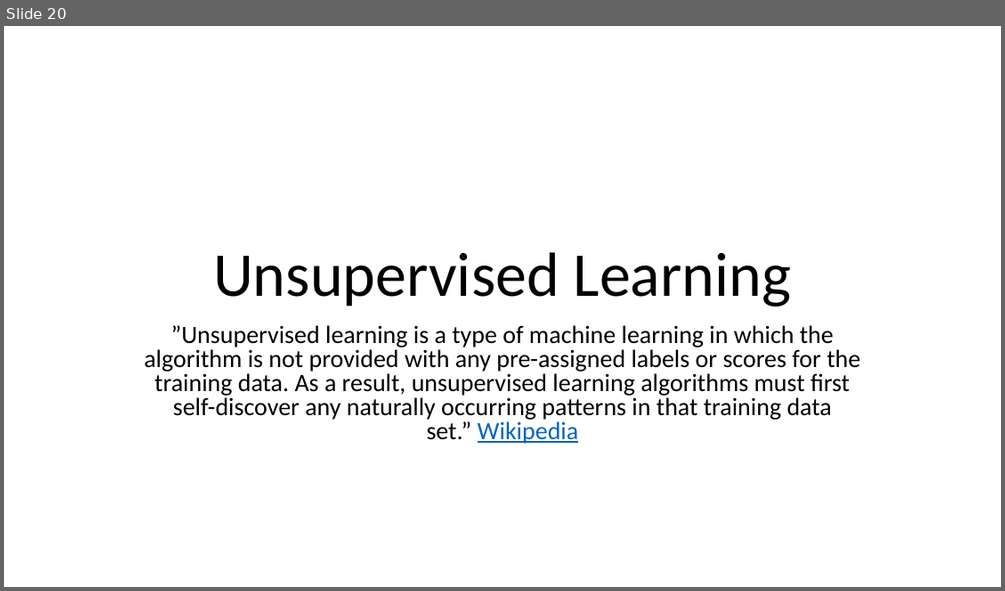
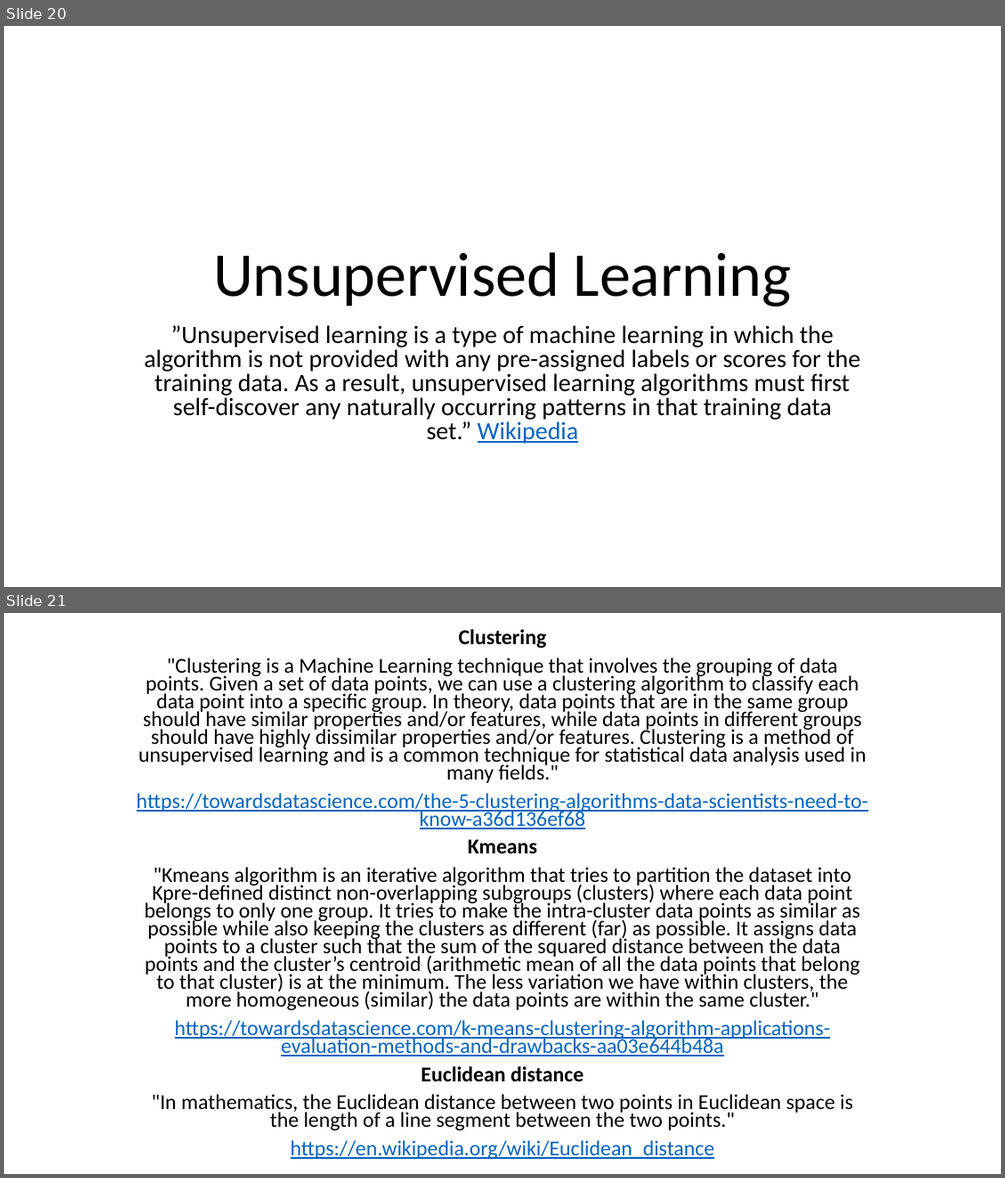
Before and after one commit to alfredofonseca/Python_ML_AFJ_DEMO, a slide deck: afj_ml_demo.pptx. Shown one above the other, each under a label of ours: slide 20 before the commit, slides 20 and 21 after it. The pictures are 1005x591 and 1005x1178 pixels, drawn with LibreOffice and Linux fonts; fonts in the diff are those of the drawing. Boxes give left, top, right and bottom in pixels: in the first picture for what was removed or moved away, otherwise in the second. Text is boxed around its words. In the diff, an @@ line names an element or a change of style, - is before the commit and + after.

```diff
--- a/afj_ml_demo.pptx
+++ b/afj_ml_demo.pptx
@@ slide 21 added at bbox=[4, 613, 1001, 1174], background #FFFFFF @@
@@ subtitle added at bbox=[137, 629, 868, 1159], 20.4 pt, text #000000 @@
+Clustering
+"Clustering is a Machine Learning technique that involves the grouping of data points. Given a set of data points, we can use a clustering algorithm to classify each data point into a specific group. In theory, data points that are in the same group should have similar properties and/or features, while data points in different groups should have highly dissimilar properties and/or features. Clustering is a method of unsupervised learning and is a common technique for statistical data analysis used in many fields."
+https://towardsdatascience.com/the-5-clustering-algorithms-data-scientists-need-to-know-a36d136ef68
+Kmeans
+"Kmeans algorithm is an iterative algorithm that tries to partition the dataset into Kpre-defined distinct non-overlapping subgroups (clusters) where each data point belongs to only one group. It tries to make the intra-cluster data points as similar as possible while also keeping the clusters as different (far) as possible. It assigns data points to a cluster such that the sum of the squared distance between the data points and the cluster’s centroid (arithmetic mean of all the data points that belong to that cluster) is at the minimum. The less variation we have within clusters, the more homogeneous (similar) the data points are within the same cluster."
+https://towardsdatascience.com/k-means-clustering-algorithm-applications-evaluation-methods-and-drawbacks-aa03e644b48a
+Euclidean distance
+"In mathematics, the Euclidean distance between two points in Euclidean space is the length of a line segment between the two points."
+https://en.wikipedia.org/wiki/Euclidean_distance
```
Also in this commit, not shown: 21 other slides added, 3 slides removed, 4 other files.
